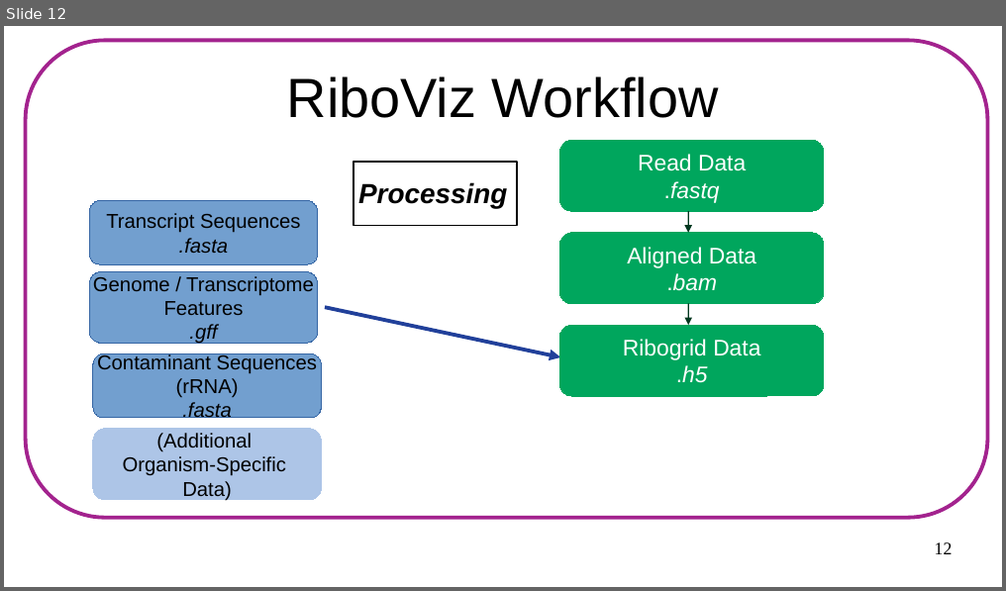
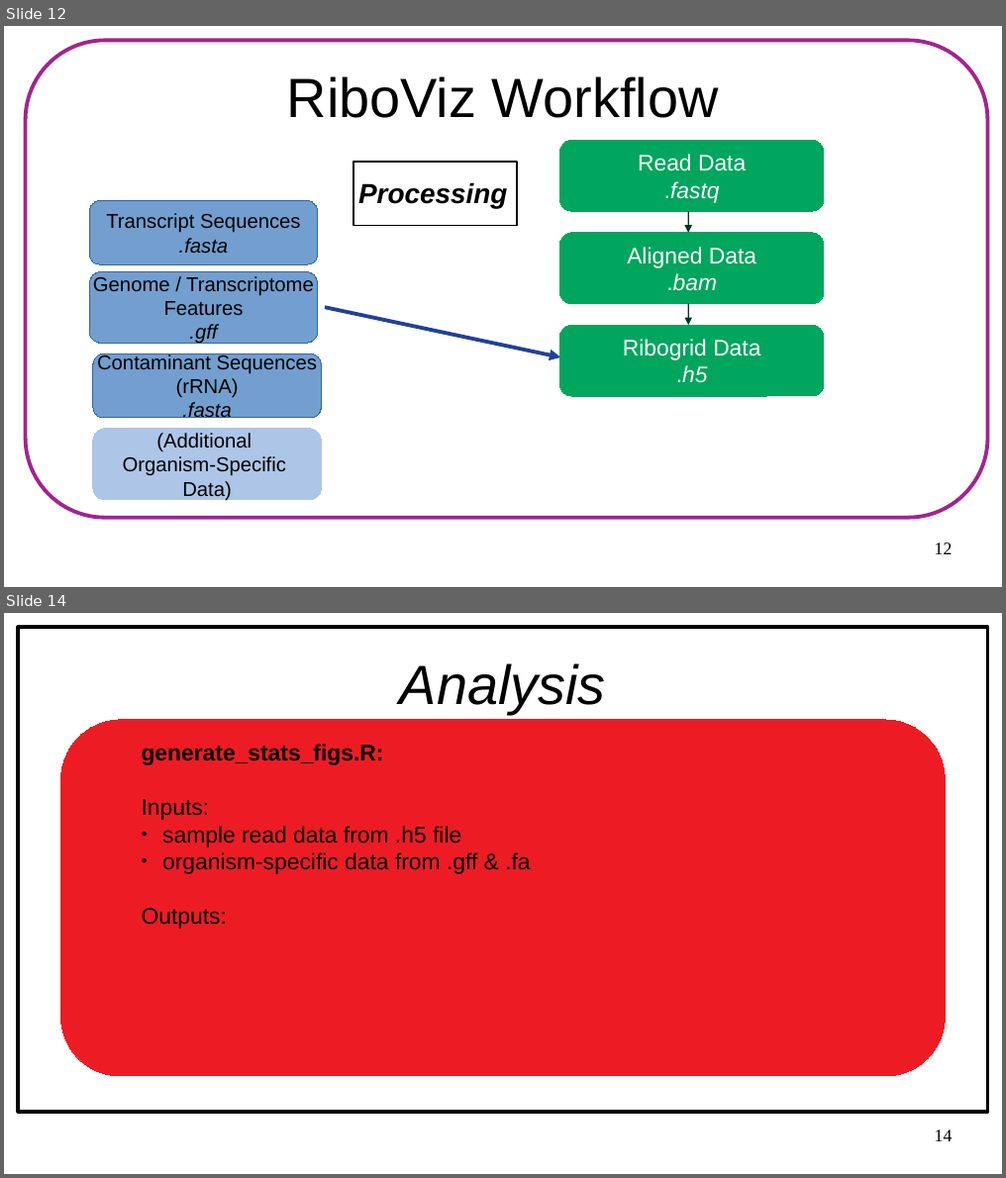
Before and after one commit to FlicAnderson/LabTalk-riboviz-20200624, a slide deck: LabTalk-riboviz-20200624.odp. Shown one above the other, each under a label of ours: slide 12 before the commit, slides 12 and 14 after it; the slides between them are not shown. The pictures are 1006x591 and 1006x1178 pixels, drawn with LibreOffice and Linux fonts; fonts in the diff are those of the drawing. Boxes give left, top, right and bottom in pixels: in the first picture for what was removed or moved away, otherwise in the second. Text is boxed around its words. In the diff, an @@ line names an element or a change of style, - is before the commit and + after.

```diff
--- a/LabTalk-riboviz-20200624.odp
+++ b/LabTalk-riboviz-20200624.odp
@@ slide 14 added at (4,613,1002,1174), background #FFFFFF @@
@@ rectangle added at (19,628,988,1112), outline #000000 3 pt @@
@@ title added at (400,663,606,714), 44 pt, text #000000, italic @@
+Analysis
@@ rounded rectangle added at (61,720,944,1076), fill #ED1C24, outline #ED1C24 0 pt @@
@@ text added at (142,744,530,929), 18 pt, text #000000 @@
+generate_stats_figs.R:
+Inputs:
+● sample read data from .h5 file
+● organism-specific data from .gff & .fa
+Outputs:
@@ page number added at (935,1130,952,1142), 14 pt, text #000000 @@
+14
```
Also in this commit, not shown: 8 slides changed, 9 other slides added, 1 slide removed.
